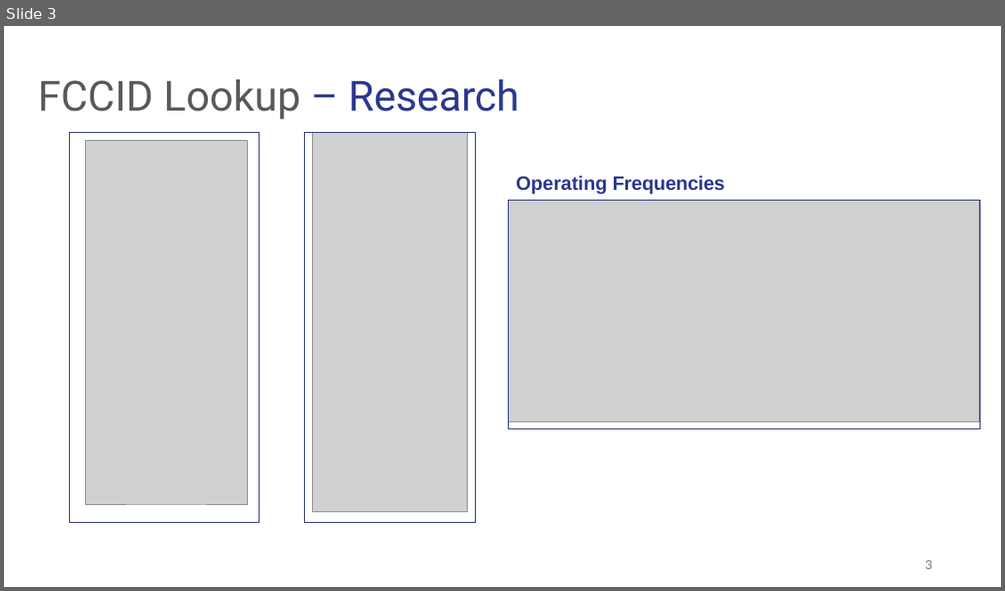
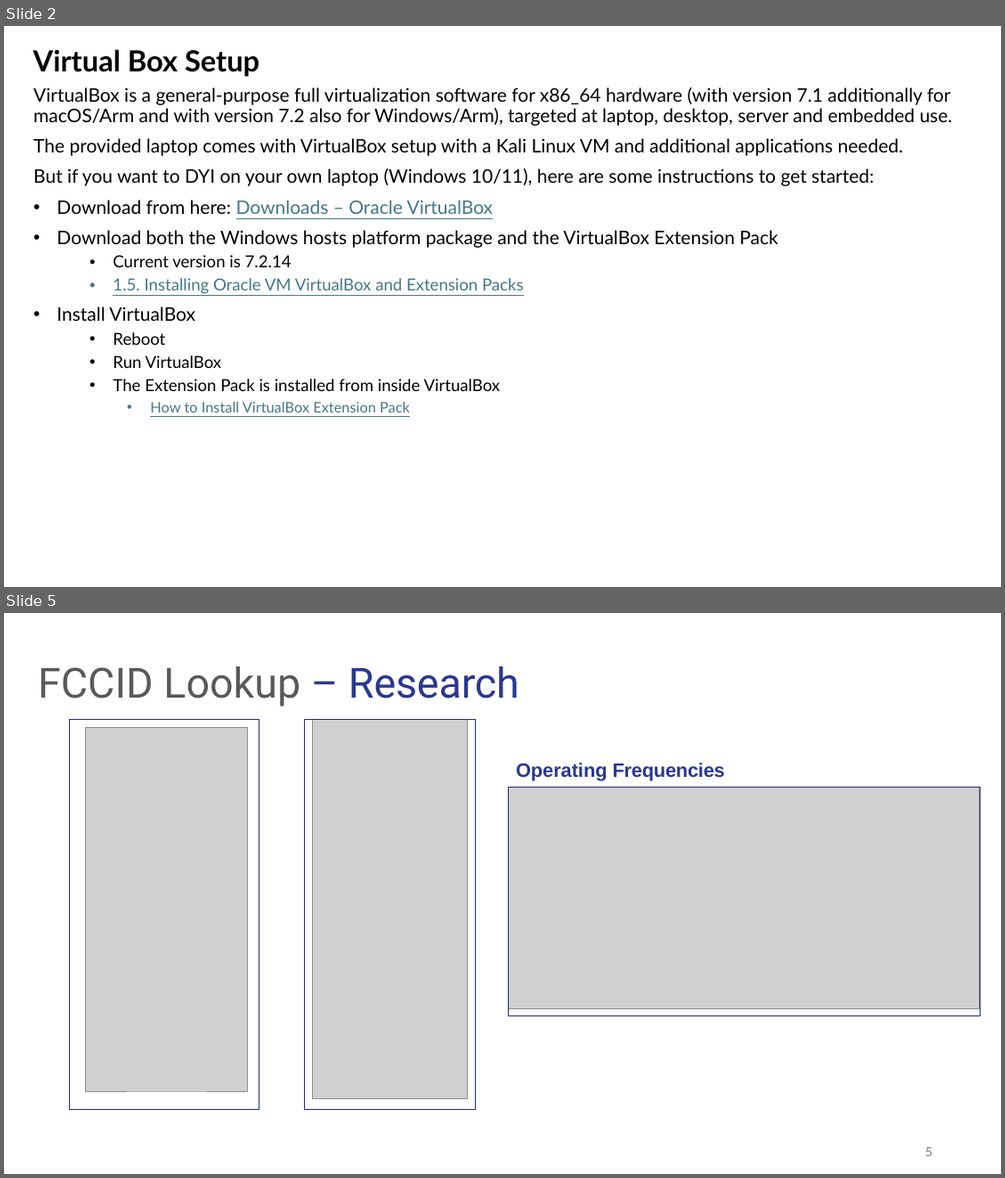
Before and after one commit to nprobert/AutoISAC-ACT-AdvWireless, a slide deck: ACT AdvancedWireless 2026 - Setup.pptx. Shown one above the other, each under a label of ours: slide 3 before the commit, slides 2 and 5 after it; the slides between them are not shown. The pictures are 1005x591 and 1005x1178 pixels, drawn with LibreOffice and Linux fonts; fonts in the diff are those of the drawing; grey boxes stand for pictures. Boxes give left, top, right and bottom in pixels: in the first picture for what was removed or moved away, otherwise in the second. Text is boxed around its words. In the diff, an @@ line names an element or a change of style, - is before the commit and + after.

Commit message:
Add VirtualBox and Kali Linux pages.

```diff
--- a/ACT AdvancedWireless 2026 - Setup.pptx
+++ b/ACT AdvancedWireless 2026 - Setup.pptx
@@ slide 2 added at [4, 26, 1001, 587], background #FFFFFF @@
@@ text added at [33, 49, 259, 77], 28 pt, text #000000, bold @@
+Virtual Box Setup
@@ text added at [33, 87, 953, 412], 18 pt, text #000000 @@
+VirtualBox is a general-purpose full virtualization software for x86_64 hardware (with version 7.1 additionally for macOS/Arm and with version 7.2 also for Windows/Arm), targeted at laptop, desktop, server and embedded use.
+The provided laptop comes with VirtualBox setup with a Kali Linux VM and additional applications needed.
+But if you want to DYI on your own laptop (Windows 10/11), here are some instructions to get started:
+• Download from here: Downloads – Oracle VirtualBox
+• Download both the Windows hosts platform package and the VirtualBox Extension Pack
+  • Current version is 7.2.14
+  • 1.5. Installing Oracle VM VirtualBox and Extension Packs
+• Install VirtualBox
+  • Reboot
+  • Run VirtualBox
+  • The Extension Pack is installed from inside VirtualBox
+    • How to Install VirtualBox Extension Pack
@@ what was slide 3 is now slide 5 @@
@@ page number at [925, 1147, 932, 1156]: text changed @@
-3
+5
```
Also in this commit, not shown: 2 slides changed, 1 other slide added.
